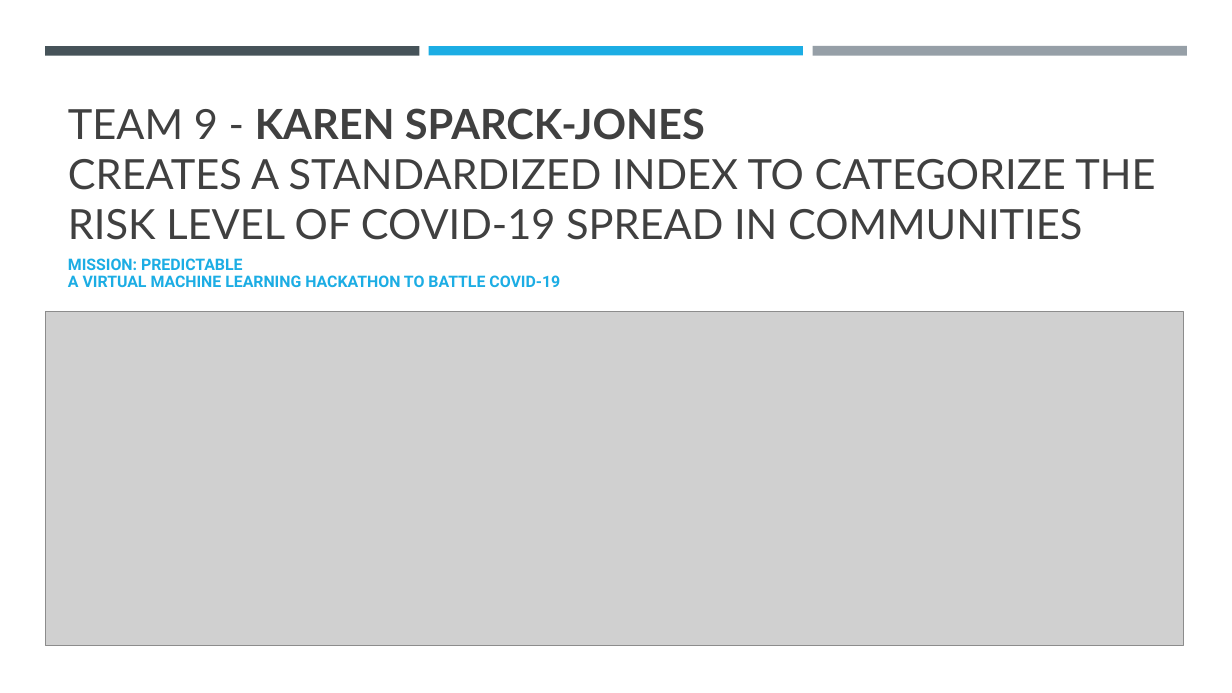
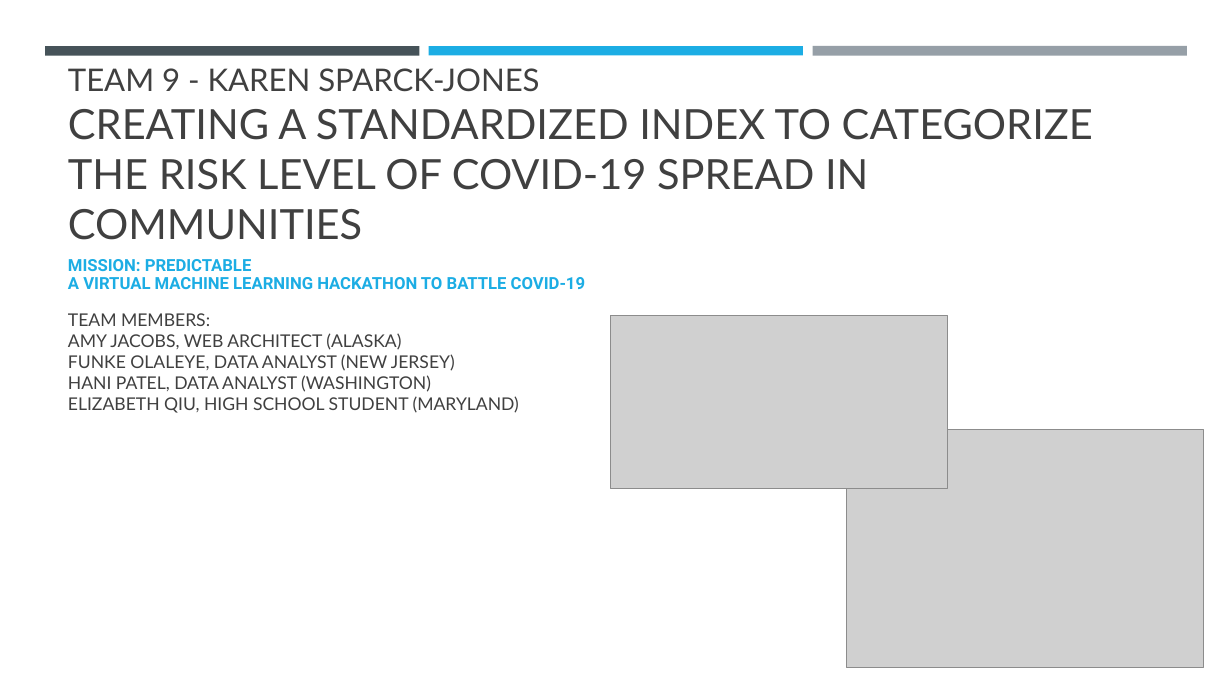
Before and after one commit to elizabethqiu/2020-wwcode-dshackathon-covid19ml, a slide deck: slide 1 of Team 9 - Karen Sparck-Jones/Team 9 - Karen Sparck-Jones.pptx. Drawn at 1232x693 pixels with LibreOffice and Linux fonts; fonts in the diff are those of the drawing; grey boxes stand for pictures. Boxes give left, top, right and bottom in pixels: in the first picture for what was removed or moved away, otherwise in the second. Text is boxed around its words. In the diff, an @@ line names an element or a change of style, - is before the commit and + after.

```diff
--- a/Team 9 - Karen Sparck-Jones/Team 9 - Karen Sparck-Jones.pptx
+++ b/Team 9 - Karen Sparck-Jones/Team 9 - Karen Sparck-Jones.pptx
@@ title at bbox=[68, 68, 1093, 240]: text changed @@
-TEAM 9 - KAREN SPARCK-JONES
-CREATES A STANDARDIZED INDEX TO CATEGORIZE THE RISK LEVEL OF COVID-19 SPREAD IN COMMUNITIES
+TEAM 9 - KAREN SPARCK-JONES
+CREATING A STANDARDIZED INDEX TO CATEGORIZE THE RISK LEVEL OF COVID-19 SPREAD IN COMMUNITIES
@@ subtitle "MISSION: PREDICTABLE A VIRTUAL MACHINE ..." at bbox=[68, 259, 585, 289]: size 12.4 to 12.9 pt @@
@@ picture removed at bbox=[45, 311, 1183, 646] @@
@@ text added at bbox=[68, 313, 519, 413], 13.7 pt, text #404040 @@
+TEAM MEMBERS:
+AMY JACOBS, WEB ARCHITECT (ALASKA)
+FUNKE OLALEYE, DATA ANALYST (NEW JERSEY)
+HANI PATEL, DATA ANALYST (WASHINGTON)
+ELIZABETH QIU, HIGH SCHOOL STUDENT (MARYLAND)
@@ picture added at bbox=[611, 315, 948, 489] @@
@@ picture added at bbox=[847, 430, 1203, 667] @@
```
Also in this commit, not shown: 3 other slides changed, 5 slides added, 2 slides removed.
